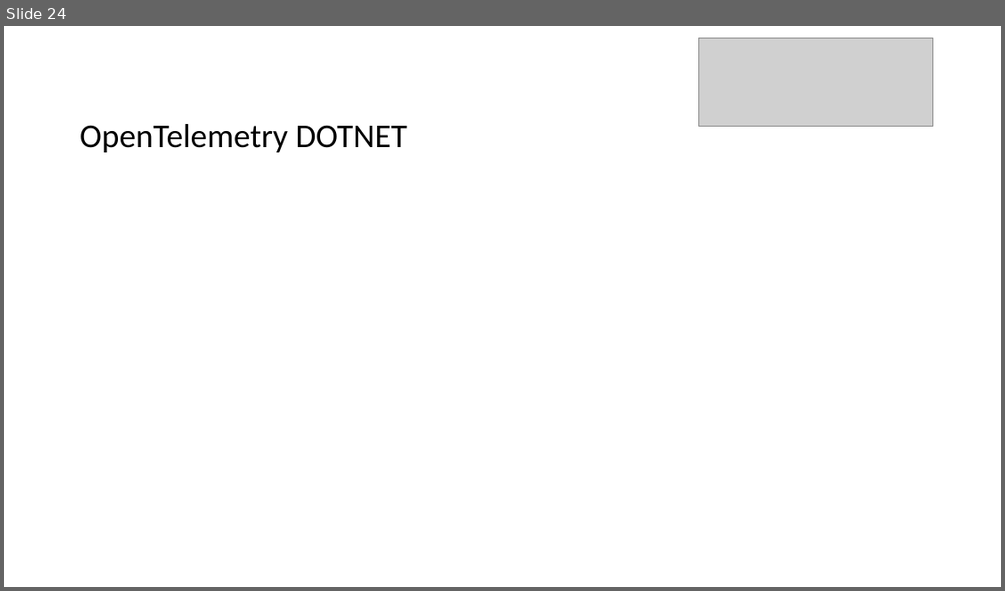
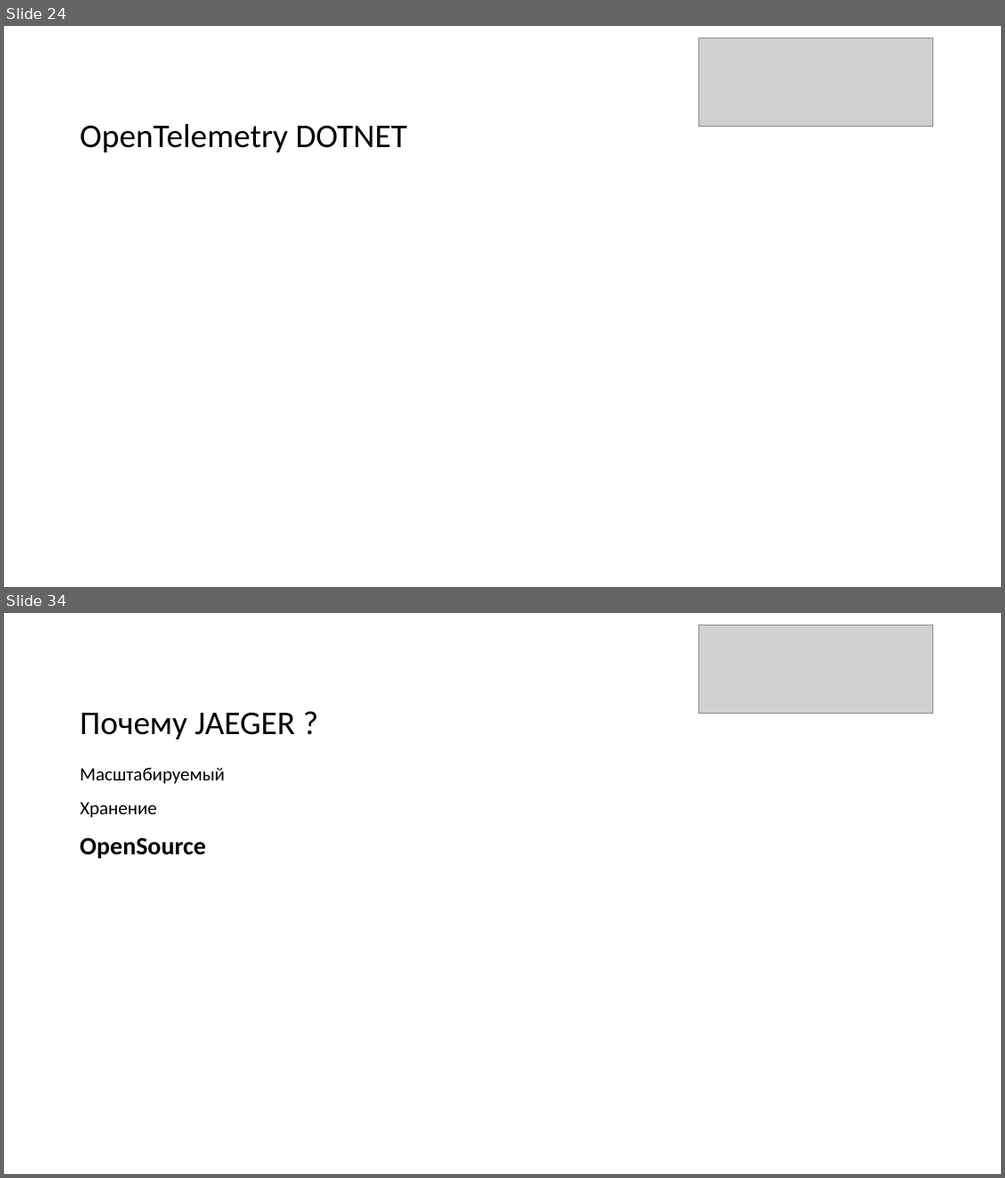
Before and after one commit to LoudThunderNET/OpenTelemetryPresentation, a slide deck: OpenTelemetry.pptx. Shown one above the other, each under a label of ours: slide 24 before the commit, slides 24 and 34 after it; the slides between them are not shown. The pictures are 1005x591 and 1005x1178 pixels, drawn with LibreOffice and Linux fonts; fonts in the diff are those of the drawing; grey boxes stand for pictures. Boxes give left, top, right and bottom in pixels: in the first picture for what was removed or moved away, otherwise in the second. Text is boxed around its words. In the diff, an @@ line names an element or a change of style, - is before the commit and + after.

```diff
--- a/OpenTelemetry.pptx
+++ b/OpenTelemetry.pptx
@@ slide 34 added at (4, 613, 1001, 1174), background #FFFFFF @@
@@ picture added at (699, 625, 932, 714) @@
@@ text added at (80, 712, 295, 739), 32 pt, text #000000 @@
+Почему JAEGER ?
@@ text added at (80, 767, 225, 784), 18 pt, text #000000 @@
+Масштабируемый
@@ text added at (80, 802, 157, 818), 18 pt, text #000000 @@
+Хранение
@@ text added at (80, 837, 206, 859), 24 pt, text #000000, bold @@
+OpenSource
```
Also in this commit, not shown: 4 slides changed, 14 other slides added, 1 other file.
